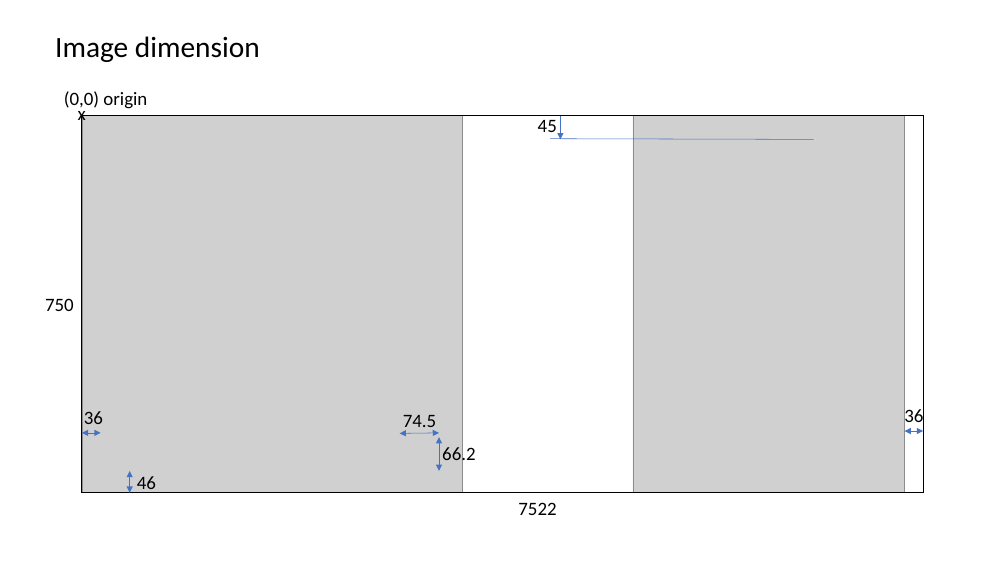
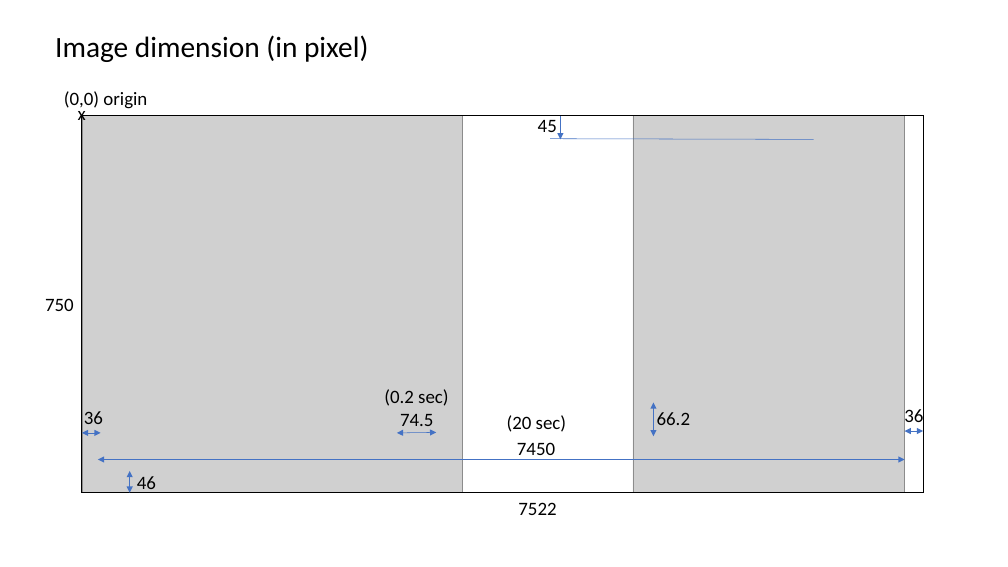
Before and after one commit to JNYH/ecg_vbeat, a slide deck: slide 2 of ecg_vbeat.pptx (slide 1 before the commit). Drawn at 1008x567 pixels with LibreOffice and Linux fonts; fonts in the diff are those of the drawing; grey boxes stand for pictures. Boxes give left, top, right and bottom in pixels: in the first picture for what was removed or moved away, otherwise in the second. Text is boxed around its words. In the diff, an @@ line names an element or a change of style, - is before the commit and + after.

```diff
--- a/ecg_vbeat.pptx
+++ b/ecg_vbeat.pptx
@@ text at <box>55,35,368,62</box>: text changed @@
-Image dimension
+Image dimension (in pixel)
@@ text added at <box>384,389,448,406</box>, 18 pt, text #000000 @@
+(0.2 sec)
@@ text added at <box>507,415,566,432</box>, 18 pt, text #000000 @@
+(20 sec)
@@ text "66.2" rewrapped from <box>442,444,475,465</box> to <box>657,412,690,425</box> @@
@@ double arrow moved from (439, 437) - (439, 471) to (653, 402) - (653, 436) @@
@@ double arrow moved from (400, 433) - (439, 433) to (397, 433) - (436, 433) @@
@@ text added at <box>517,442,555,460</box>, 18 pt, text #000000 @@
+7450
@@ double arrow added from (98, 460) to (905, 460), #4472C4 0.5 pt @@
```
Also in this commit, not shown: 4 other slides changed, 1 slide added.
